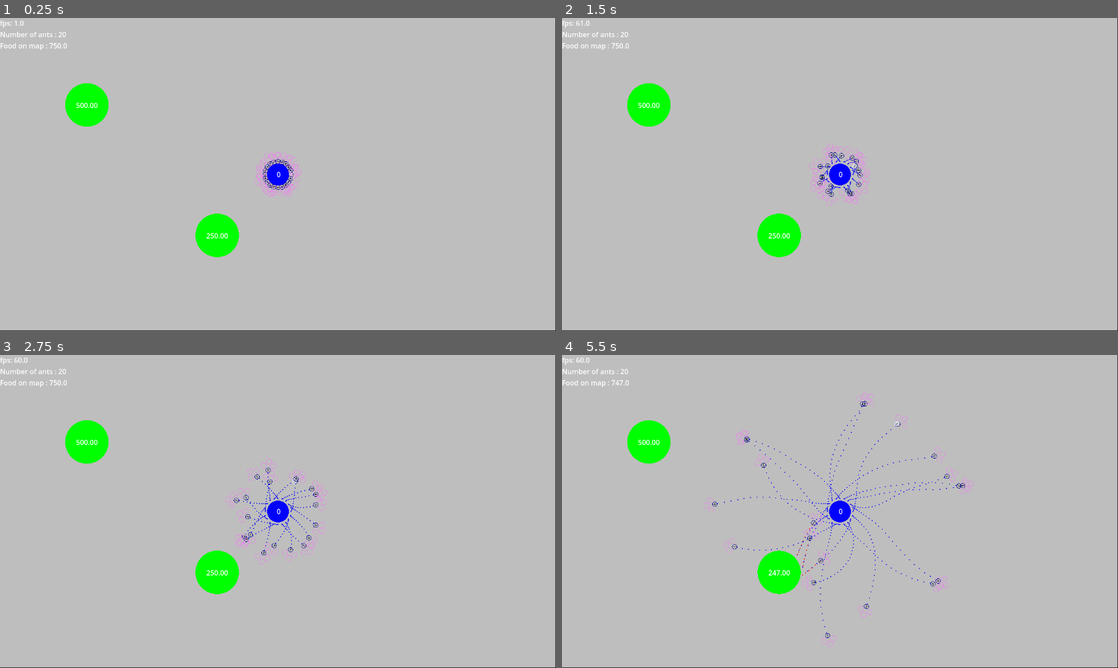
Above: before the commit, frames 1-4 (two rows, left to right).
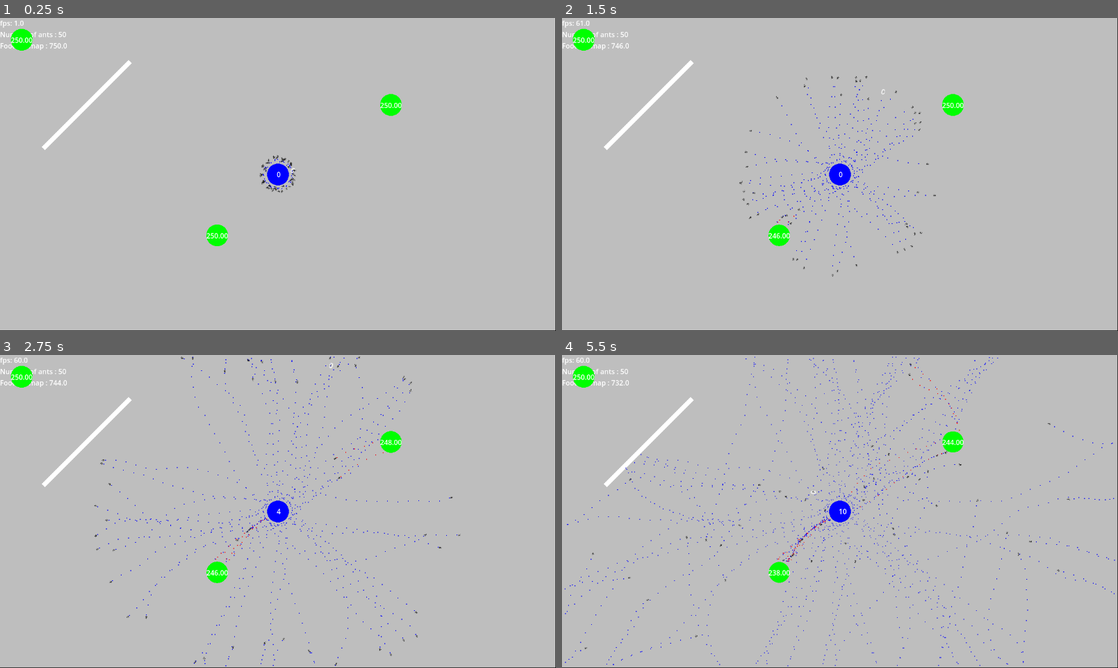
Above: after the commit, the same moments.

Repository: zPrisim/ArtificialAnts
Game: Godot game, scene res://scenes/simulation.tscn
Same seed, same stepped clock (60 frames per second), same inputs: the game is played once before the commit and once after it.
Inputs:
- Up to frame 1 (0.25 s): no input
- Up to frame 2 (1.5 s): no input
- Up to frame 3 (2.75 s): no input
- Up to frame 4 (5.5 s): no input

The runs differ from the first frame. In frame 1, 2.6% of the frame differs, in the area x 1-73%, y 3-77%; in frame 2, 3.1%; in frame 3, 3.5%; in frame 4, 4.2%, in the area x 0-100%, y 0-100%.

Commit message:
mémorisation de la fourmis + première logique de mouvements

Diff:
--- a/scenes/pheromone.tscn
+++ b/scenes/pheromone.tscn
@@ -11,8 +11,8 @@
 collision_mask = 4
 script = ExtResource("1_qs1xe")
 
+[node name="pheromoneCollision" type="CollisionShape2D" parent="."]
+shape = SubResource("RectangleShape2D_qs1xe")
+
 [node name="pheromoneSprite" type="Sprite2D" parent="."]
 texture = ExtResource("2_qs1xe")
-
-[node name="pheromoneCollision" type="CollisionShape2D" parent="."]
-shape = SubResource("RectangleShape2D_qs1xe")
--- a/scenes/simulation.tscn
+++ b/scenes/simulation.tscn
@@ -56,3 +56,7 @@
 offset_right = 4.0
 offset_bottom = 11.0
 script = ExtResource("5_mwrr7")
+
+[node name="obstacle" type="Line2D" parent="."]
+points = PackedVector2Array(300, 100, 100, 300)
+script = ExtResource("2_ljsjv")
--- a/scripts/ant_movement.gd
+++ b/scripts/ant_movement.gd
@@ -12,17 +12,18 @@
 enum types {HOME, FOOD}
 
 var maxSpeed = 80.0
-var steerStrength = 20.0 # force changement de direction : augmente grandement la vitesse aussi
+var steerStrength = 100.0 # force changement de direction : augmente grandement la vitesse aussi
 var wanderStrength = 0.1 # force de l'aléatoire
 var desiredDirection: Vector2
-
-
-
-var pheromoneSpawnTimeDelay = 0.2
+var anthill: Node2D
+var pheromoneSpawnTimeDelay = 0.3
 var pheromoneSpawnTimer: Timer
 var hasFood: bool
+var hadFood: bool
+var lastFood : Node2D
 
 func _ready():
+	hadFood = false
 	hasFood = false
 	pheromoneSpawnTimer = Timer.new()
 	pheromoneSpawnTimer.connect("timeout", _onTimerPheromoneSpawnTime)
@@ -47,13 +48,14 @@
 	var randomPoint = Vector2(randomRadius * cos(randomAngle), randomRadius * sin(randomAngle))
 
 	# choix direction
-	if t == types.FOOD :
+	if t == types.FOOD && lastFood == null: # si recherche de nourriture , sans déja voir trouvé de source
 		desiredDirection = (desiredDirection + handlePheromoneSensors(t) + (randomPoint * wanderStrength)).normalized()
-	else:
-		desiredDirection = (desiredDirection + handlePheromoneSensors(t) + (randomPoint * wanderStrength)/10).normalized()
+	elif t == types.FOOD && lastFood != null:# si recherche de nourriture , avec une source déja mémorisée
+		desiredDirection = (desiredDirection + handlePheromoneSensors(t)).normalized()
+	elif t == types.HOME: # Si retour à la fourmillière avec de la nourriture
+		desiredDirection = (desiredDirection + handlePheromoneSensors(t)).normalized()
 
 	var desiredVelocity = desiredDirection * maxSpeed
-
 	var desiredSteeringForce = (desiredVelocity - velocity) * steerStrength
 	var acceleration = desiredSteeringForce.limit_length(steerStrength)
 	velocity = (velocity + acceleration* delta).limit_length(maxSpeed)
@@ -77,9 +79,13 @@
 	var leftPheromones = leftSensor.sensor()
 	var centrePheromones = centreSensor.sensor()
 	var rightPheromones = rightSensor.sensor()
+	var allPheromones = leftPheromones + rightPheromones + centrePheromones
 
 
 	if t == types.FOOD:
+		if lastFood != null:
+			return isNear(allPheromones, lastFood)
+		hadFood = false
 		var sumLeft = sumArray(leftPheromones)
 		var sumCentre = sumArray(centrePheromones)
 		var sumRight = sumArray(rightPheromones)
@@ -90,21 +96,28 @@
 		elif sumRight > sumLeft:
 			return (rightSensor.global_position - global_position).normalized()
 	elif t == types.HOME:
-		var allPheromones = leftPheromones + rightPheromones + centrePheromones
-		var selfPheromoneId = allPheromones.find_custom(is_self.bind())
-		if selfPheromoneId != -1:
-			return (allPheromones[selfPheromoneId].global_position - global_position).normalized()
+		return isNear(allPheromones, anthill)
 	return Vector2(0,0)
 
 func handleFood(f):
-	f.foodValue -= f.foodRatio/10
-	f.foodCollision.shape.radius -= f.foodRatio / f.foodRatio /10
-	hasFood = true
+	if(f.foodCollision.shape.radius > 1):
+		f.foodValue -= f.foodRatio/10
+		f.foodCollision.shape.radius -= f.foodRatio / f.foodRatio /10
+		hasFood = true
+	else:
+		f.queue_free()
 
-func is_self(p):
-	if p.id == id:
-		return true
-	return false
+func isNear(pA : Array, n : Node2D) -> Vector2:
+	var minDist = 5000
+	var minVec = Vector2.ZERO
+	for p in pA:
+		var dist = p.global_position.distance_to(n.global_position)
+		if dist < minDist:
+			minDist = dist
+			minVec = p.global_position
+	if minVec != Vector2.ZERO:
+		return (minVec - global_position).normalized()
+	return Vector2.ZERO
 
 func _physics_process(delta):
 	if !hasFood:
@@ -113,6 +126,9 @@
 			var collider = get_last_slide_collision().get_collider()
 			if collider.is_in_group("foodRessource"):
 				handleFood(collider)
+				if !hadFood:
+					lastFood = collider
+					hadFood = true
 			TurnAround()
 	elif hasFood:
 		move(delta, types.HOME)
@@ -121,10 +137,15 @@
 			if collider.is_in_group("antHill"):
 				hasFood = false
 				collider.foodNumber+=1
-			TurnAround()
+			elif !collider.is_in_group("foodRessource"):
+				TurnAround()
 
+"""
+func _draw() -> void:
 
-func _draw() -> void:
 	draw_circle(Vector2(0,0),$CollisionShape2D.shape.radius,Color.DARK_BLUE,0)
 
-	# implémenter le cas ou la fourmis à de la nourriture : retour a la fourmillière
+	draw_circle(rightSensor.position,$CollisionShape2D.shape.radius,Color.VIOLET,0)
+	draw_circle(centreSensor.position,$CollisionShape2D.shape.radius,Color.VIOLET,0)
+	draw_circle(leftSensor.position,$CollisionShape2D.shape.radius,Color.VIOLET,0)
+"""
--- a/scripts/antenna.gd
+++ b/scripts/antenna.gd
@@ -3,6 +3,3 @@
 func sensor() -> Array[Area2D]:
 	var value = get_overlapping_areas()
 	return value
-
-func _draw():
-	draw_circle(Vector2(0,0),$CollisionShape2D.shape.radius,Color.VIOLET,0)
--- a/scripts/food.gd
+++ b/scripts/food.gd
@@ -8,6 +8,7 @@
 
 func _ready():
 	add_to_group("foodRessource")
+	foodCollision.shape = foodCollision.shape.duplicate()
 	foodCollision.shape.radius = radius
 	foodValue = radius * foodRatio
 
--- a/scripts/pheromone.gd
+++ b/scripts/pheromone.gd
@@ -12,14 +12,14 @@
 var deathTimer : Timer
 var lifeTimer : Timer
 
-var lifeTime = 40.0
+var lifeTime = 20.0
 
 func _ready():
 	if type == types.FOOD:
 		value = 10.0
 		sprite.self_modulate = Color(255,0,0)
 	else:
-		value = 5.0
+		value = 10.0
 		sprite.self_modulate = Color(0,0,255)
 
 	lifeTimer = Timer.new()
--- a/scripts/simulation.gd
+++ b/scripts/simulation.gd
@@ -12,10 +12,11 @@
 var ants : Array
 var foods : Array
 
-var antNumber : int = 20
+var antNumber : int = 50
 
 
 func _ready():
+	Engine.set_time_scale(2.0)
 	antHill.position = antHillPos
 	var instFood = food.instantiate()
 	instFood.radius = 25.0
@@ -24,10 +25,17 @@
 	foods.append(instFood)
 
 	var instFood2 = food.instantiate()
-	instFood2.radius = 50.0
-	instFood2.position = Vector2(200,200)
+	instFood2.radius = 25.0
+	instFood2.position = Vector2(900,200)
 	add_child(instFood2)
 	foods.append(instFood2)
+
+	var instFood3 = food.instantiate()
+	instFood3.radius = 25.0
+	instFood3.position = Vector2(50,50)
+	add_child(instFood3)
+	foods.append(instFood3)
+
 
 	ants_around_anthill(antHill.position,25.0,ant,antNumber,0.0)
 	# Gerer quand plusieurs phéromones au même endroit : somme des valeur, modification de la couleur etc
@@ -41,6 +49,7 @@
 		instance.id = i
 		instance.position = circle_center + radial_offset
 		instance.rotation = radial_offset.angle()
+		instance.anthill = antHill
 		add_child(instance)
 		ants.append(instance)
 		radial_offset = radial_offset.rotated(radial_increment)
